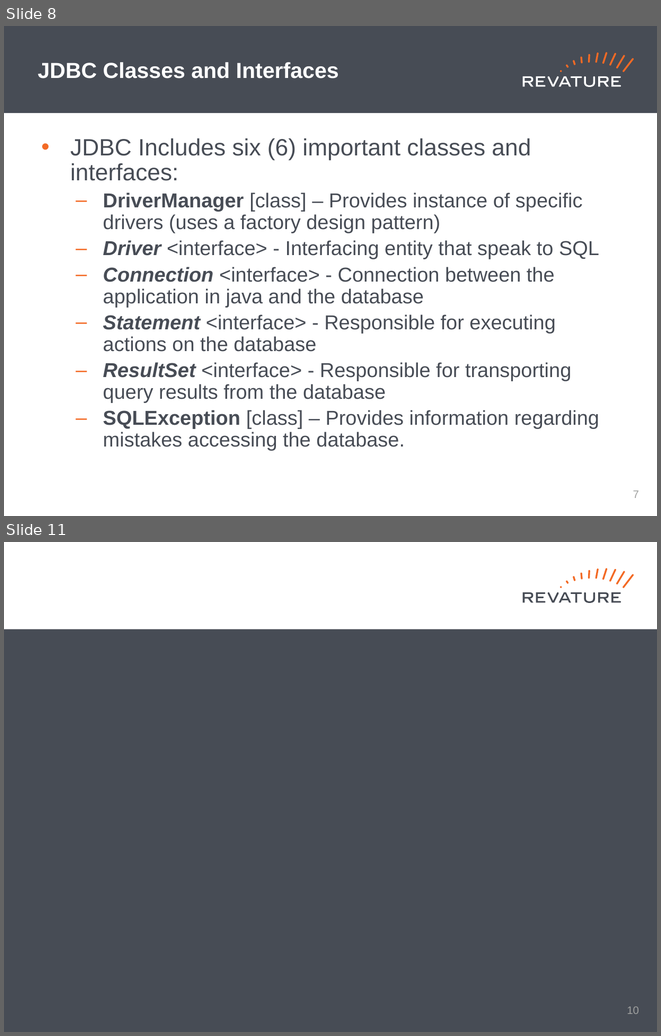
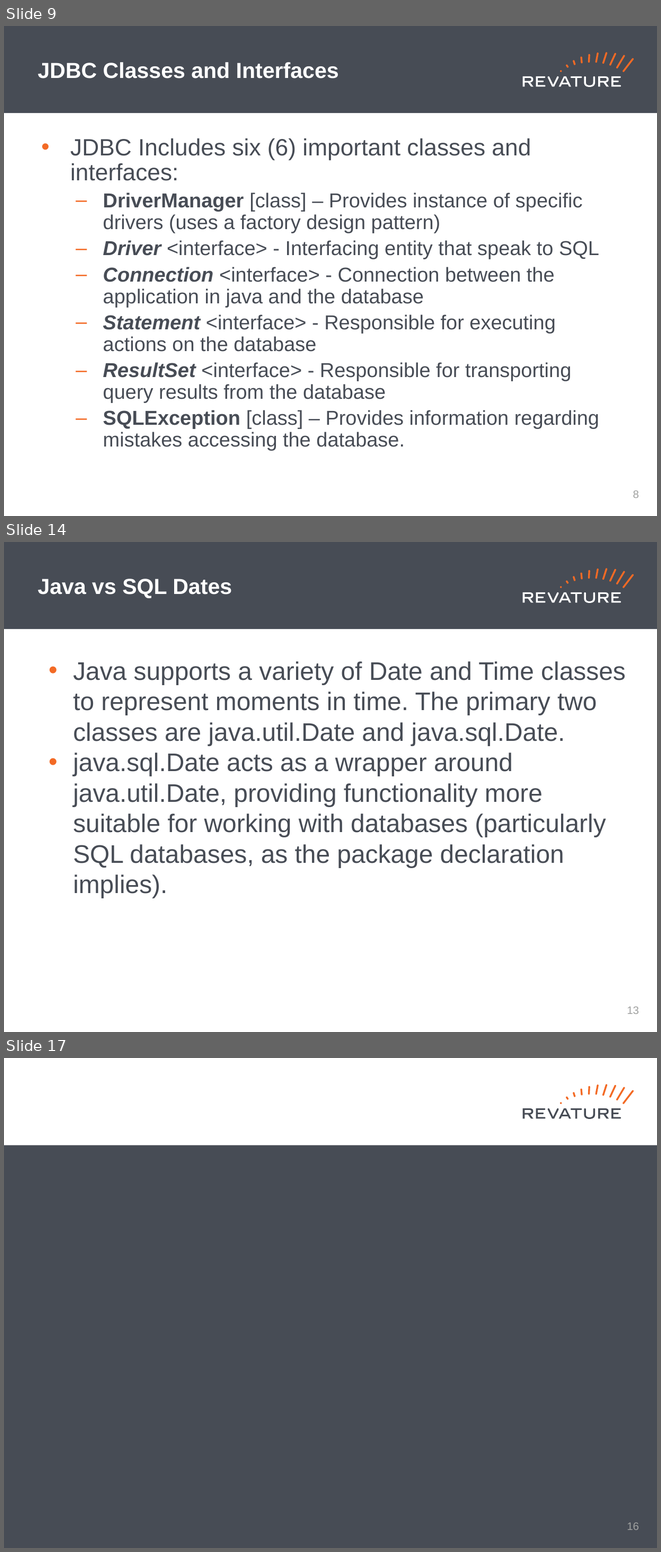
Before and after one commit to jhigherevature/8302021_RAP, a slide deck: powerpoints/Day_25.pptx. Shown one above the other, each under a label of ours: slides 8 and 11 before the commit, slides 9, 14 and 17 after it; the slides between them are not shown. The pictures are 661x1036 and 661x1552 pixels, drawn with LibreOffice and Linux fonts; fonts in the diff are those of the drawing. Boxes give left, top, right and bottom in pixels: in the first picture for what was removed or moved away, otherwise in the second. Text is boxed around its words. In the diff, an @@ line names an element or a change of style, - is before the commit and + after.

```diff
--- a/powerpoints/Day_25.pptx
+++ b/powerpoints/Day_25.pptx
@@ slide 14 added at (4,542,657,1032), background #FFFFFF; not listed: 19 template elements that a slide beside it also shows @@
@@ title added at (38,579,232,598), 24 pt, text #FFFFFF, bold @@
+Java vs SQL Dates
@@ text added at (73,661,626,898), 28 pt, text #474C55 @@
+• Java supports a variety of Date and Time classes to represent moments in time. The primary two classes are java.util.Date and java.sql.Date.
+• java.sql.Date acts as a wrapper around java.util.Date, providing functionality more suitable for working with databases (particularly SQL databases, as the package declaration implies).
@@ page number added at (627,1006,639,1014), 12 pt, text #A0A1A0 @@
+13
@@ what was slide 8 is now slide 9 @@
@@ page number at (633,490,639,498): text changed @@
-7
+8
@@ what was slide 11 is now slide 17 @@
@@ page number at (627,1522,639,1530): text changed @@
-10
+16
```
Also in this commit, not shown: 2 slides changed, 7 other slides added, 2 slides removed, 1 other file.
